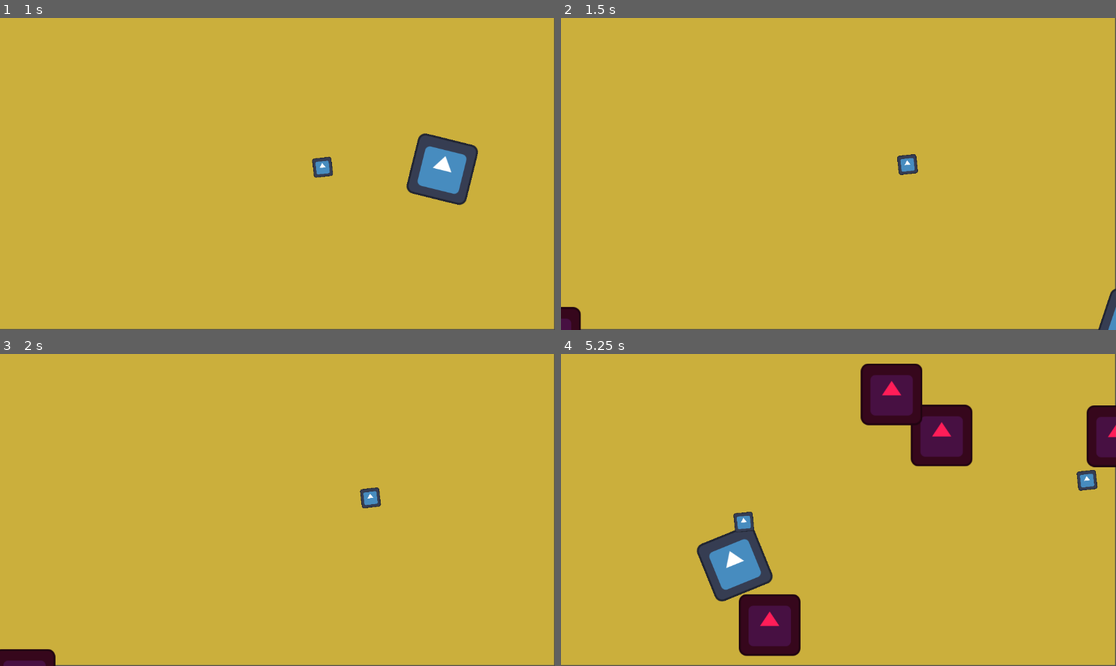
Above: before the commit, frames 1-4 (two rows, left to right).
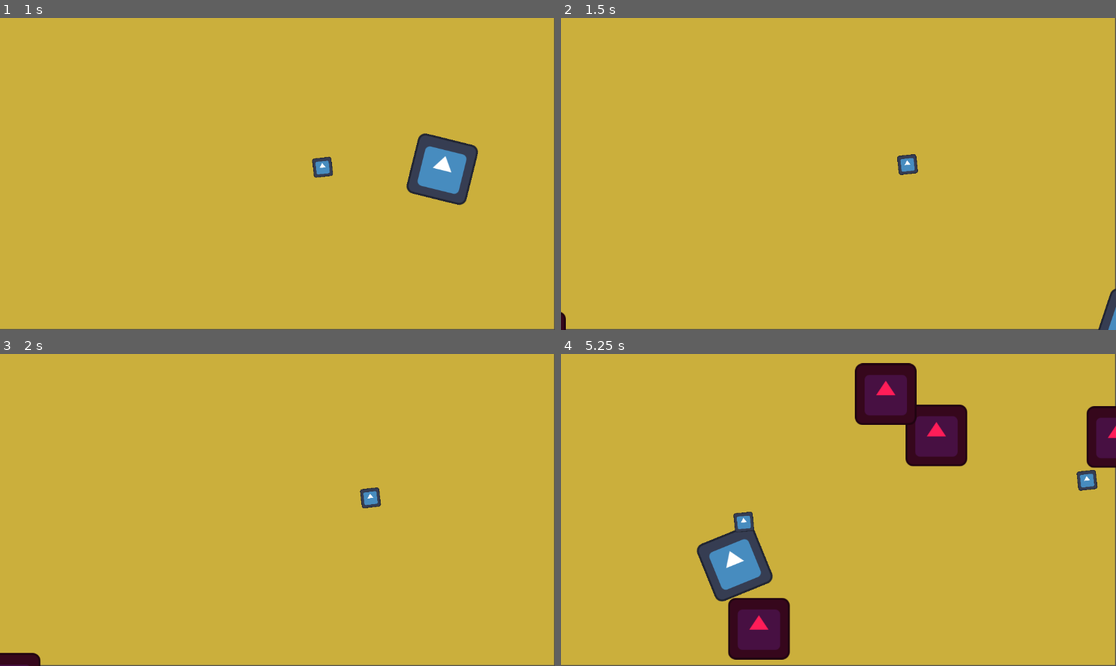
Above: after the commit, the same moments.

Repository: NicholasNg380/PING
Game: Godot game, scene res://scenes/Game.tscn
Same seed, same stepped clock (60 frames per second), same inputs: the game is played once before the commit and once after it. The engine's default icon, where the game draws it, is replaced by a stand-in: a white triangle on a blue panel in a dark square.
Inputs (mouse positions are in pixels of both pictures, inside the frame that each line leads up to):
- Up to frame 1 (1 s): tap Enter at 0.5 s; move the mouse to (399, 158) at 0.52 s; hold D (right) from 0.53 s (still down); tap Space (hit) at 0.6 s
- Up to frame 2 (1.5 s): move the mouse to (727, 189) at 1.27 s; release D (right) at 1.28 s; hold S (down) from 1.28 s (still down); tap Shift (shift) at 1.35 s
- Up to frame 3 (2 s): keep holding S (down)
- Up to frame 4 (5.25 s): move the mouse to (894, 441) at 2.02 s; release S (down) at 2.03 s; hold D (right) 2.03-2.78 s; tap Space (hit) at 2.1, 3.6, 5.1 s; move the mouse to (810, 572) at 2.77 s; hold W (up) 2.78-3.53 s; tap Shift (shift) at 2.85, 4.35 s; move the mouse to (1005, 556) at 3.52 s; hold A (left) 3.53-5.03 s; move the mouse to (672, 463) at 4.27 s; move the mouse to (866, 510) at 5.02 s; hold S (down) from 5.03 s (still down)

Frame 1 is identical in both runs. In frame 2, 0.3% of the frame differs, in the area x 0-4%, y 92-100%; in frame 3, 0.4%; in frame 4, 3.3%, in the area x 30-100%, y 2-98%.

Commit message:
Fixed enemies sticking to player

Diff:
--- a/scenes/Enemy.tscn
+++ b/scenes/Enemy.tscn
@@ -9,6 +9,7 @@
 [node name="Enemy" type="CharacterBody2D" unique_id=1863187210]
 collision_layer = 4
 collision_mask = 3
+platform_floor_layers = 0
 script = ExtResource("1_md0e3")
 
 [node name="Sprite2D" type="Sprite2D" parent="." unique_id=359324474]
--- a/scenes/Game.tscn
+++ b/scenes/Game.tscn
@@ -22,6 +22,8 @@
 position = Vector2(598, 314)
 
 [node name="Path2D" type="Path2D" parent="." unique_id=905543411]
+position = Vector2(-28.846603, 1.4053497)
+scale = Vector2(1.0224313, 1.0116144)
 curve = SubResource("Curve2D_qbsmt")
 
 [node name="PathFollow2D" type="PathFollow2D" parent="Path2D" unique_id=569419452]
--- a/scenes/Player.tscn
+++ b/scenes/Player.tscn
@@ -7,6 +7,7 @@
 size = Vector2(126, 127)
 
 [node name="Player" type="CharacterBody2D" unique_id=250388077]
+platform_floor_layers = 0
 script = ExtResource("1_v6fml")
 
 [node name="Sprite2D" type="Sprite2D" parent="." unique_id=1325783248]
